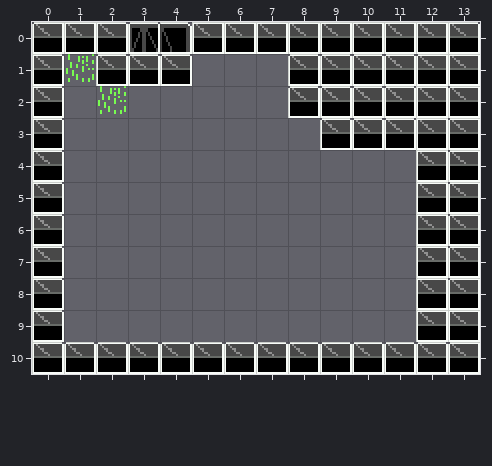
One commit to this Tiled map: maps/suburb.tmx. The picture above was drawn from the file before the commit.
Cells are 16x16 px. Shown: x 0..13, y 0..10. Tiles whose own drawing changed are shown in their newer look in all pictures.
After the commit:
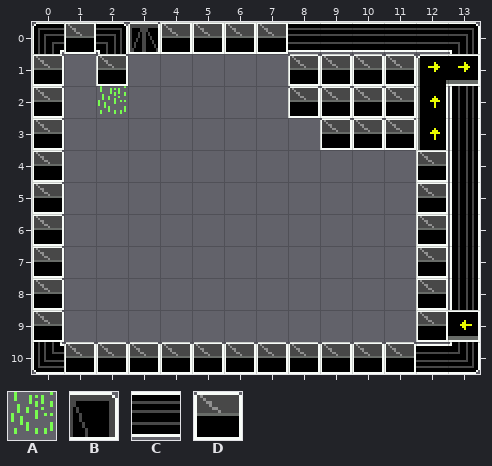
Key: from "PhageCity": A 1, B 3, C 5, D 7.
_ is an empty cell.
What changed:
Layer "Ground":
Tile C replaces tile B in row 0 at x 4.
Layer "Events":
Tile D is added in row 0 at x 4.
The author cleared tile A in row 1 at x 1.
The author cleared tile D in row 0 at x 0, 2 and 8 to 13; in row 1 at x 3 to 4 and 12 to 13; in rows 2 to 3 at x 12 to 13; in rows 4 to 9 at x 13; in row 10 at x 0 and 12 to 13.
Pixel boxes of the changes (left, top, right, bottom) in both pictures:
changed: (32, 22, 192, 86)
removed: (288, 22, 480, 374)
removed: (32, 342, 64, 374)
